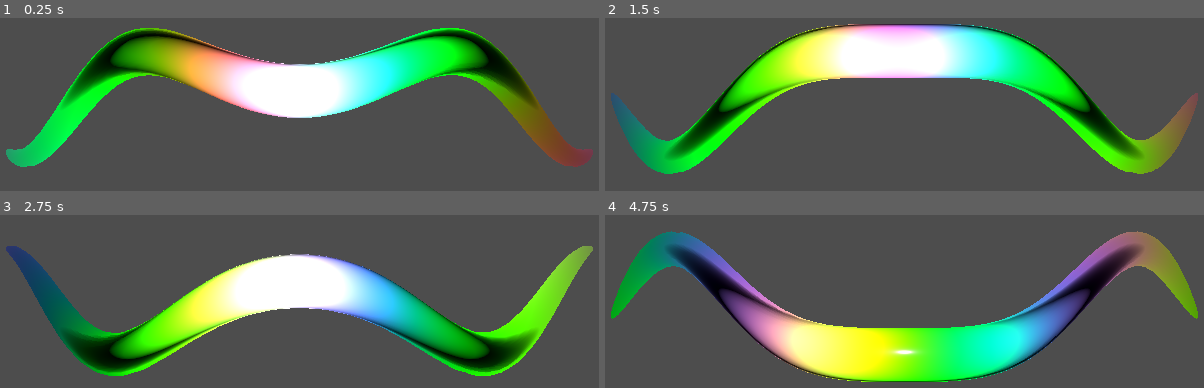
Above: before the commit, frames 1-4 (two rows, left to right).
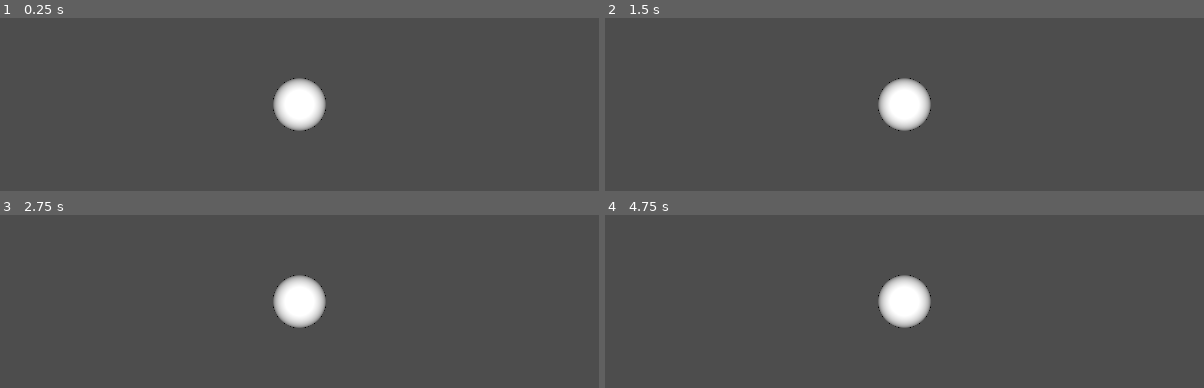
Above: after the commit, the same moments.

Repository: Smijj/GodotShaderTesting
Game: Godot game, scene res://DSmyth/Scenes/main.tscn
Same seed, same stepped clock (60 frames per second), same inputs: the game is played once before the commit and once after it.
Inputs:
- Up to frame 1 (0.25 s): no input
- Up to frame 2 (1.5 s): no input
- Up to frame 3 (2.75 s): no input
- Up to frame 4 (4.75 s): no input

The runs differ from the first frame. In frame 1, 25% of the frame differs, in the area x 1-99%, y 5-87%; in frame 2, 28%, in the area x 1-99%, y 3-91%; in frame 3, 26%; in frame 4, 28%.

Commit message:
Tried to make a fireball, didnt work

Diff:
--- a/GD.GodotShaderTesting/DSmyth/Scenes/main.tscn
+++ b/GD.GodotShaderTesting/DSmyth/Scenes/main.tscn
@@ -1,10 +1,18 @@
-[gd_scene load_steps=4 format=3 uid="uid://cn4rnifq5bntf"]
+[gd_scene load_steps=6 format=3 uid="uid://cn4rnifq5bntf"]
 
-[ext_resource type="Shader" path="res://DSmyth/Shaders/firstShader.gdshader" id="1_pweq6"]
+[ext_resource type="Shader" path="res://DSmyth/Shaders/FireBall.gdshader" id="1_h0avu"]
+
+[sub_resource type="FastNoiseLite" id="FastNoiseLite_5s4gh"]
+fractal_lacunarity = 1.46
+
+[sub_resource type="NoiseTexture2D" id="NoiseTexture2D_wow8i"]
+noise = SubResource("FastNoiseLite_5s4gh")
 
 [sub_resource type="ShaderMaterial" id="ShaderMaterial_qmgao"]
 render_priority = 0
-shader = ExtResource("1_pweq6")
+shader = ExtResource("1_h0avu")
+shader_parameter/divider = 1.49012e-08
+shader_parameter/sampler = SubResource("NoiseTexture2D_wow8i")
 
 [sub_resource type="SphereMesh" id="SphereMesh_3psae"]
 
--- /dev/null
+++ b/GD.GodotShaderTesting/DSmyth/Shaders/FireBall.gdshader
@@ -0,0 +1,21 @@
+shader_type spatial;
+
+uniform float divider :hint_range(-1.0, 1.0, 0.1) = 1.0;
+uniform sampler2D sampler;
+//uniform noiseTexture2D tex;
+
+void vertex() {
+
+	if (VERTEX.y > divider*UV.y){
+		vec4 pixelPos = texture(sampler, UV);
+		//VERTEX += sin(VERTEX.x * pixelPos.x * TIME);
+		//VERTEX += sin(VERTEX.y * pixelPos.y * TIME);
+		//VERTEX += sin(VERTEX.z * pixelPos.z * TIME);
+
+	}
+
+}
+
+void fragment() {
+	// Called for every pixel the material is visible on.
+}
